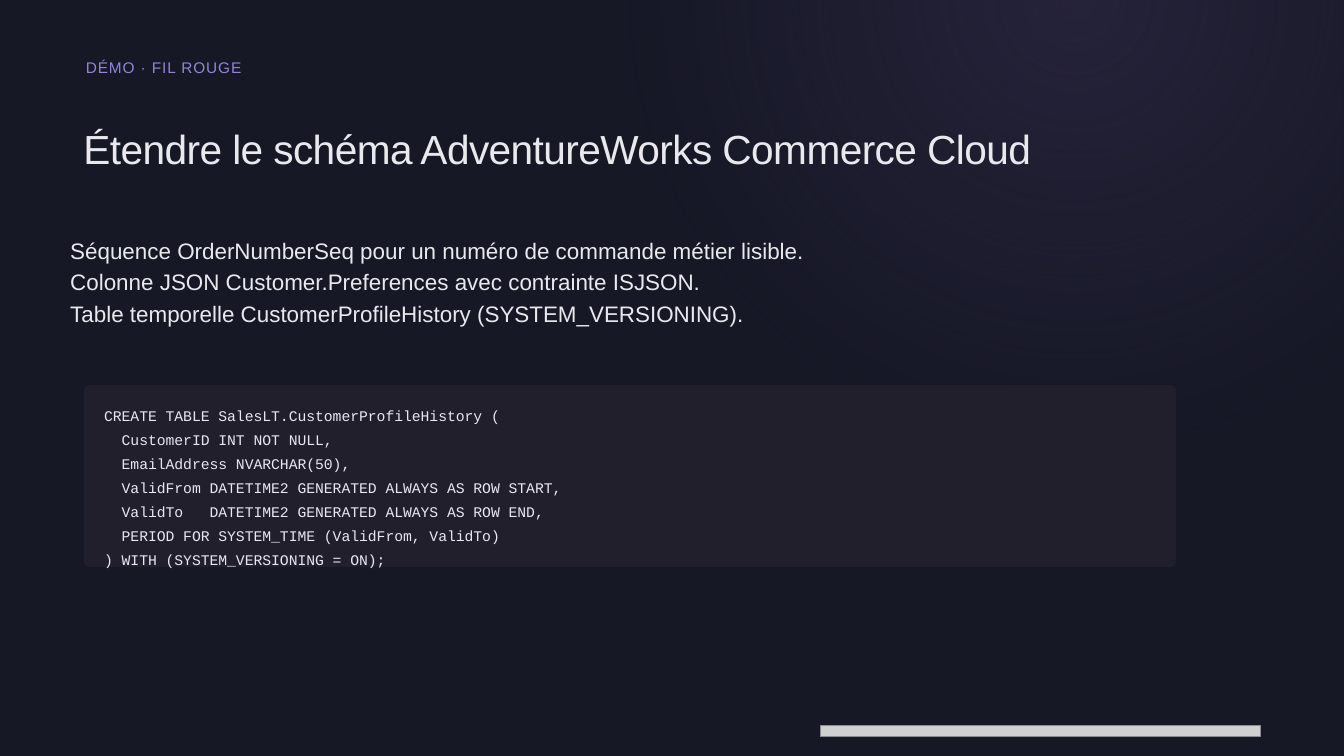
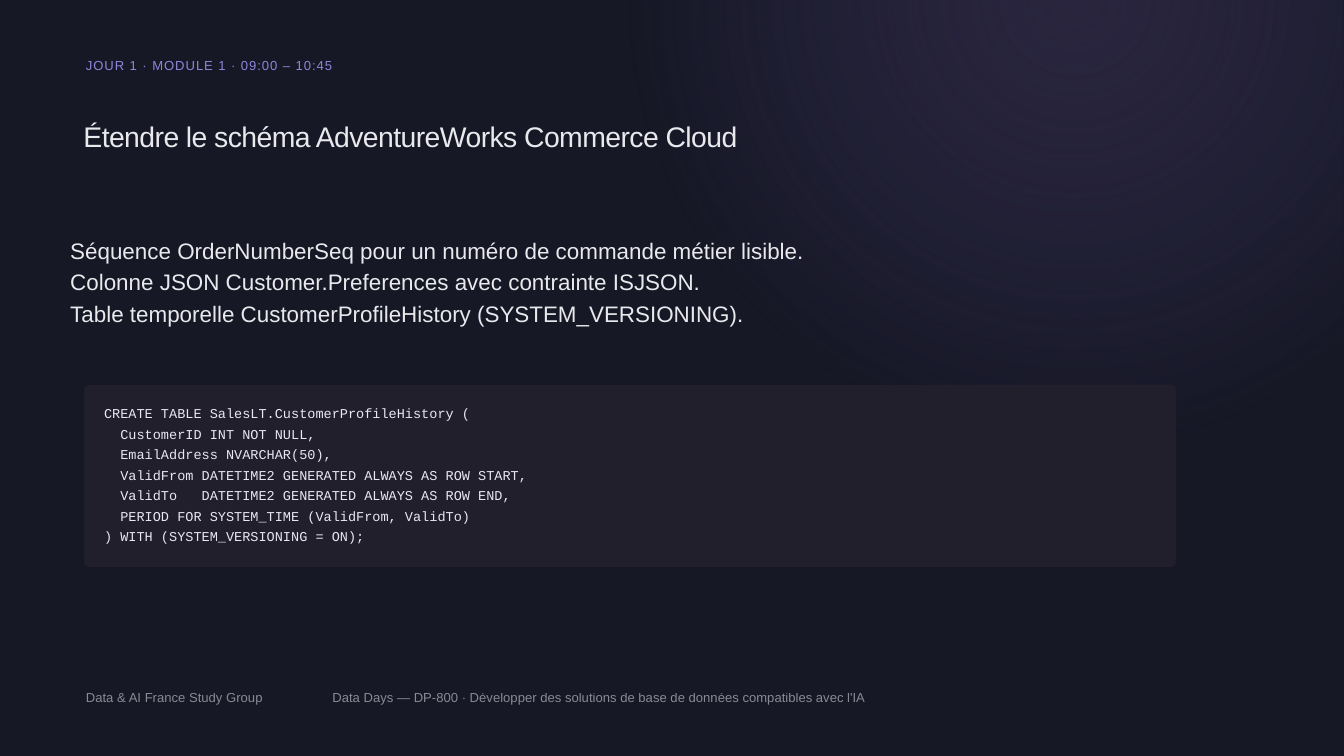
Before and after one commit to smartissime/data-day-2026, a slide deck: slide 5 of DP-800/DP-800-Jour 1 - Session 1.pptx. Drawn at 1344x756 pixels with LibreOffice and Linux fonts; fonts in the diff are those of the drawing; grey boxes stand for pictures; background and template pictures are left out. Boxes give left, top, right and bottom in pixels: in the first picture for what was removed or moved away, otherwise in the second. Text is boxed around its words. In the diff, an @@ line names an element or a change of style, - is before the commit and + after.

```diff
--- a/DP-800/DP-800-Jour 1 - Session 1.pptx
+++ b/DP-800/DP-800-Jour 1 - Session 1.pptx
@@ rectangle removed at box(0, 0, 1344, 756) @@
@@ rectangle added at box(0, 0, 1344, 756), fill gradient #2B2741 @@
@@ rectangle added at box(0, 0, 1343, 755), fill gradient #2B2741 @@
@@ text removed at box(86, 60, 241, 73) @@
-DÉMO · FIL ROUGE
@@ text added at box(86, 61, 332, 70), 14 pt, text #9184D9 @@
+JOUR 1 · MODULE 1 · 09:00 – 10:45
@@ text "Étendre le schéma AdventureWorks Commerce ..." at box(83, 125, 738, 148): size 43.5 to 30.4 pt; line spacing 0.99 to 0.79 @@
@@ text "CREATE TABLE SalesLT.CustomerProfileHistory (" at box(104, 408, 527, 544): size 15.8 to 14.6 pt; line spacing 1.37 to 1.27 @@
@@ text added at box(86, 693, 262, 705), 14 pt, text #E9E9ED at 55% opacity @@
+Data & AI France Study Group
@@ text added at box(332, 693, 865, 705), 14 pt, text #E9E9ED at 55% opacity @@
+Data Days — DP-800 · Développer des solutions de base de données compatibles avec l'IA
@@ picture removed at box(821, 725, 1260, 737) @@
```
Also in this commit, not shown: 7 other slides changed, 13 other files.
